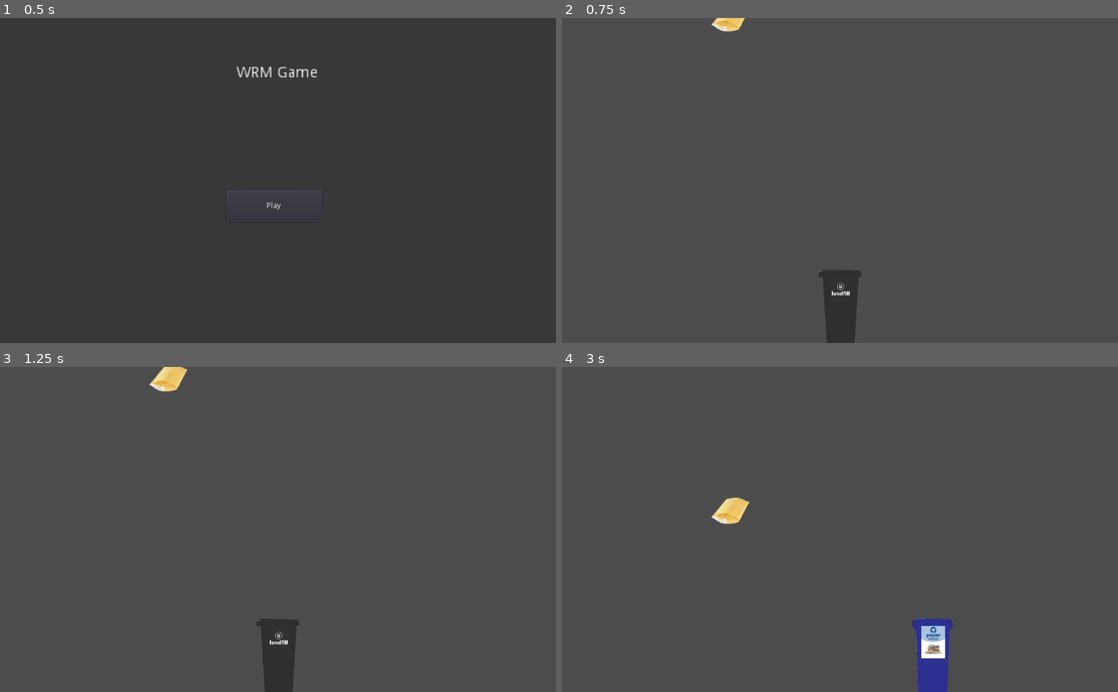
Above: before the commit, frames 1-4 (two rows, left to right).
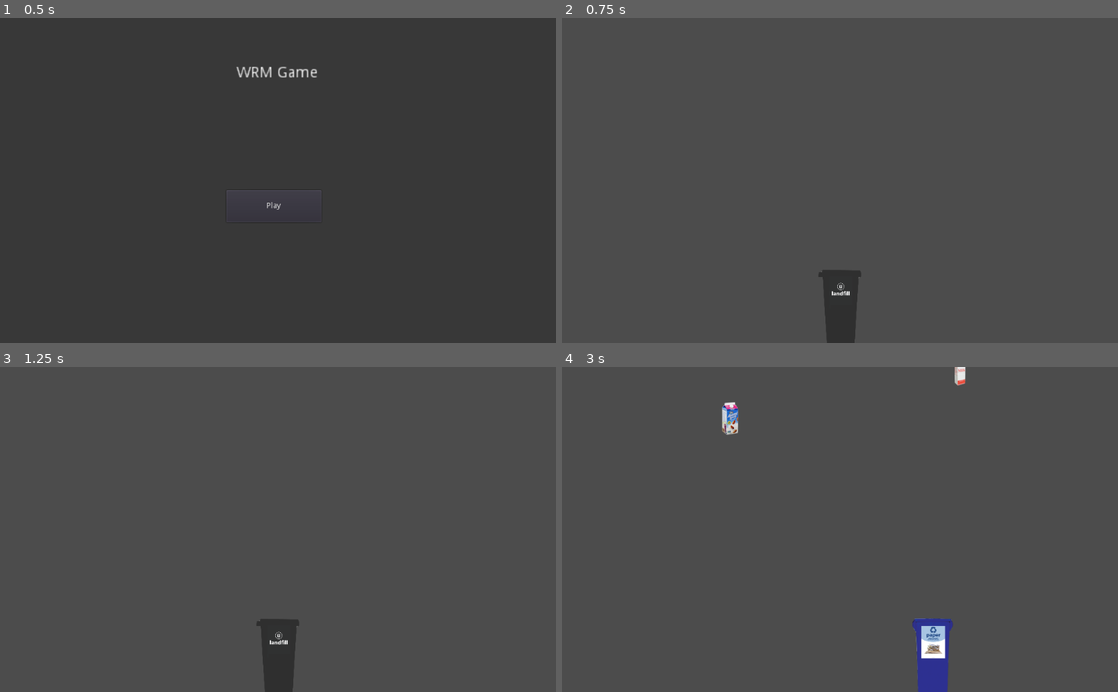
Above: after the commit, the same moments.

Repository: kevin-corcoran/WRM_Game2
Game: Godot game, scene res://MainMenu.tscn
The game is run twice, just before and just after one commit, with the same random seed, the same clock (stepped at 60 frames per second) and the same inputs.
Inputs:
- Up to frame 1 (0.5 s): no input
- Up to frame 2 (0.75 s): click "Play" at 0.5 s
- Up to frame 3 (1.25 s): no input
- Up to frame 4 (3 s): hold Right 1.28-2.03 s; tap A (key_a) at 1.35, 2.85 s; hold S 2.03-2.78 s; tap D (key_d) at 2.1 s; hold Right from 2.78 s (still down)

Frame 1 is identical in both runs. In frame 2, 0.2% of the frame differs, in the area x 26-33%, y 0-5%; in frame 3, 0.4%; in frame 4, 0.8%, in the area x 26-73%, y 0-49%.
Error before the commit: Invalid get index '2' (on base: 'Array'). (res://scripts/Scene1.gd:41)

Commit message:
added timer for trash object appearance

Diff:
--- a/MainMenu.tscn
+++ b/MainMenu.tscn
@@ -2,7 +2,7 @@
 
 [ext_resource path="res://scripts/MainMenu.gd" type="Script" id=1]
 
-[node name="Main Menu" type="Node" index="0"]
+[node name="Main Menu" type="Node"]
 
 script = ExtResource( 1 )
 
--- a/Scene1.tscn
+++ /dev/null
@@ -1,75 +0,0 @@
-[gd_scene load_steps=6 format=2]
-
-[ext_resource path="res://scripts/Scene1.gd" type="Script" id=1]
-[ext_resource path="res://scripts/Bins.gd" type="Script" id=2]
-[ext_resource path="res://assets/landfill_bin.png" type="Texture" id=3]
-
-[sub_resource type="RectangleShape2D" id=1]
-
-custom_solver_bias = 0.0
-extents = Vector2( 80, 140 )
-
-[sub_resource type="RectangleShape2D" id=2]
-
-custom_solver_bias = 0.0
-extents = Vector2( 10, 10 )
-
-[node name="Node" type="Node" index="0"]
-
-script = ExtResource( 1 )
-
-[node name="Player" type="Node" parent="." index="0"]
-
-[node name="Bins" type="KinematicBody2D" parent="Player" index="0"]
-
-position = Vector2( 500, 525 )
-scale = Vector2( 0.5, 0.5 )
-input_pickable = false
-collision_layer = 1
-collision_mask = 1
-collision/safe_margin = 0.08
-script = ExtResource( 2 )
-_sections_unfolded = [ "Material", "Transform", "Visibility", "Z Index" ]
-
-[node name="Sprite" type="Sprite" parent="Player/Bins" index="0"]
-
-texture = ExtResource( 3 )
-_sections_unfolded = [ "Animation", "Offset", "Region", "Transform", "Z Index" ]
-
-[node name="CollisionShape2D" type="CollisionShape2D" parent="Player/Bins" index="1"]
-
-shape = SubResource( 1 )
-
-[node name="Trash" type="Node" parent="." index="1"]
-
-[node name="RigidBody2D" type="RigidBody2D" parent="Trash" index="0"]
-
-position = Vector2( 910, 520 )
-scale = Vector2( 0.5, 0.5 )
-input_pickable = false
-collision_layer = 1
-collision_mask = 1
-mode = 0
-mass = 1.0
-friction = 1.0
-bounce = 0.0
-gravity_scale = 1.0
-custom_integrator = false
-continuous_cd = 0
-contacts_reported = 0
-contact_monitor = false
-sleeping = false
-can_sleep = true
-linear_velocity = Vector2( 0, 0 )
-linear_damp = -1.0
-angular_velocity = 0.0
-angular_damp = -1.0
-_sections_unfolded = [ "Material", "Transform", "Visibility", "Z Index" ]
-
-[node name="Sprite" type="Sprite" parent="Trash/RigidBody2D" index="0"]
-
-_sections_unfolded = [ "Animation", "Offset", "Region", "Transform", "Z Index" ]
-
-[node name="CollisionShape2D" type="CollisionShape2D" parent="Trash/RigidBody2D" index="1"]
-
-shape = SubResource( 2 )
--- /dev/null
+++ b/TrashScene.tscn
@@ -0,0 +1,45 @@
+[gd_scene load_steps=5 format=2]
+
+[ext_resource path="res://scripts/TrashScene.gd" type="Script" id=1]
+[ext_resource path="res://scripts/Bins.gd" type="Script" id=2]
+[ext_resource path="res://assets/landfill_bin.png" type="Texture" id=3]
+
+[sub_resource type="RectangleShape2D" id=1]
+
+custom_solver_bias = 0.0
+extents = Vector2( 80, 140 )
+
+[node name="Node" type="Node" index="0"]
+
+script = ExtResource( 1 )
+
+[node name="Player" type="Node" parent="." index="0"]
+
+[node name="Bins" type="KinematicBody2D" parent="Player" index="0"]
+
+position = Vector2( 500, 525 )
+scale = Vector2( 0.5, 0.5 )
+input_pickable = false
+collision_layer = 1
+collision_mask = 1
+collision/safe_margin = 0.08
+script = ExtResource( 2 )
+_sections_unfolded = [ "Material", "Transform", "Visibility", "Z Index" ]
+
+[node name="Sprite" type="Sprite" parent="Player/Bins" index="0"]
+
+texture = ExtResource( 3 )
+_sections_unfolded = [ "Animation", "Offset", "Region", "Transform", "Z Index" ]
+
+[node name="CollisionShape2D" type="CollisionShape2D" parent="Player/Bins" index="1"]
+
+shape = SubResource( 1 )
+
+[node name="Timer" type="Timer" parent="." index="1"]
+
+process_mode = 1
+wait_time = 1.0
+one_shot = false
+autostart = true
+
+[connection signal="timeout" from="Timer" to="." method="_on_Timer_timeout"]
--- a/scripts/MainMenu.gd
+++ b/scripts/MainMenu.gd
@@ -16,4 +16,4 @@
 
 
 func _on_Button_pressed():
-	get_tree().change_scene("res://Scene1.tscn")
+	get_tree().change_scene("res://TrashScene.tscn")
--- a/scripts/Scene1.gd
+++ /dev/null
@@ -1,42 +0,0 @@
-extends Node
-
-# class member variables go here, for example:
-# var a = 2
-# var b = "textvar"
-var bins = ['paper','bcp','compost','landfill']
-
-
-func _ready():
-	# Called when the node is added to the scene for the first time.
-	# Initialization here
-#	trash()
-	for x in range(2):
-		random_trash()
-	pass
-
-func trash():
-	var rigid_body = RigidBody2D.new()
-	rigid_body.position = Vector2(get_viewport().size.x/2, get_viewport().size.y/2)
-	add_child(rigid_body)
-	var sprite = Sprite.new()
-	sprite.texture = Resources.trash['paper'][0]
-	rigid_body.add_child(sprite)
-
-#func _process(delta):
-#	# Called every frame. Delta is time since last frame.
-#	# Update game logic here.
-#	pass
-
-func random_trash():
-	var x_pos = randi() % int(get_viewport().size.x - get_viewport().size.x / 4)
-	var y_pos = 0
-
-	var bin_type = bins[randi() % bins.size()]
-	var trash_ind = randi() % Resources.trash.size()
-
-	var rigid_body = RigidBody2D.new()
-	rigid_body.position = Vector2(x_pos, y_pos)
-	add_child(rigid_body)
-	var sprite = Sprite.new()
-	sprite.texture = Resources.trash[bin_type][trash_ind]
-	rigid_body.add_child(sprite)
--- /dev/null
+++ b/scripts/TrashScene.gd
@@ -0,0 +1,60 @@
+extends Node
+
+# class member variables go here, for example:
+# var a = 2
+# var b = "textvar"
+var bins = ['paper','bcp','compost','landfill']
+onready var my_timer = get_node("Timer") # get node reference
+var trash = []
+func _ready():
+	pass
+
+func _process(delta):
+	pass
+
+func trash():
+	var rigid_body = RigidBody2D.new()
+	rigid_body.position = Vector2(get_viewport().size.x/2, get_viewport().size.y/2)
+	add_child(rigid_body)
+	var sprite = Sprite.new()
+	sprite.texture = Resources.trash['paper'][0]
+	rigid_body.add_child(sprite)
+
+
+func random_trash():
+	var x_pos = randi() % int(get_viewport().size.x - get_viewport().size.x / 4)
+	var y_pos = 0
+
+	var bin_type = bins[randi() % bins.size()]
+	var trash_ind = randi() % Resources.trash[bin_type].size()
+
+	var rigid_body = RigidBody2D.new()
+	rigid_body.position = Vector2(x_pos, y_pos)
+	add_child(rigid_body)
+
+	var sprite = Sprite.new()
+	sprite.texture = Resources.trash[bin_type][trash_ind]
+	rigid_body.add_child(sprite)
+
+
+	var shape = RectangleShape2D.new()
+	#resize the shape to be the same size as the sprite texture
+	shape.set_extents(Vector2(sprite.get_texture().get_width()/2,sprite.get_texture().get_height()/2))
+	var collision_shape = CollisionShape2D.new()
+	collision_shape.set_shape(shape)
+	rigid_body.add_child(collision_shape)
+
+	connect("body_entered", rigid_body, "_on_body_entered")
+
+func _on_body_entered(body):
+#	body.free()
+	print("collision!")
+#  if body.get_name() == "player":
+#    body.hit_by_enemy()
+
+
+# Timer node set to call random_trash() every 1 second in the inspector, programatically changed everytime after.
+func _on_Timer_timeout():
+	random_trash()
+	my_timer.wait_time = rand_range(2,10)
+#	pass # replace with function body
